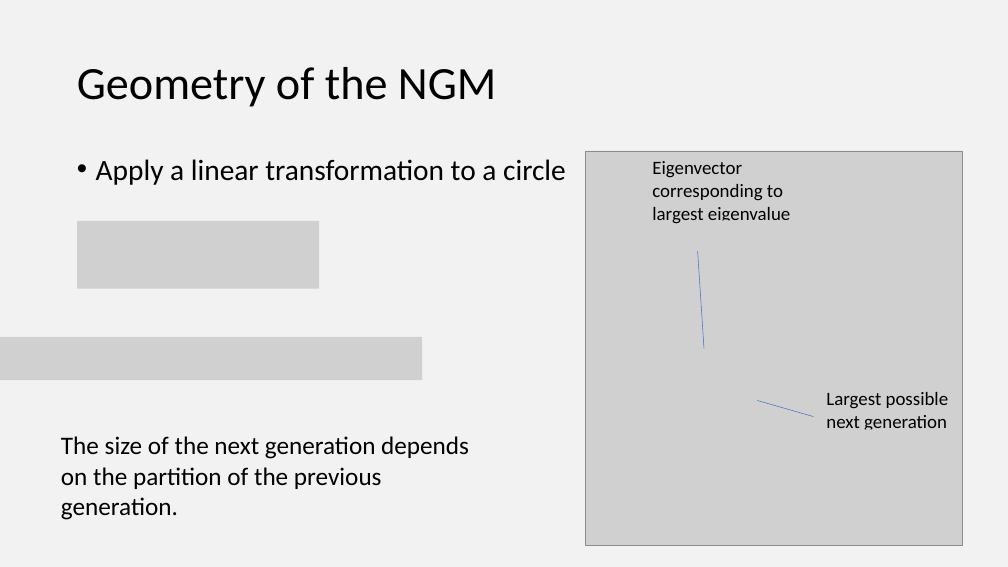
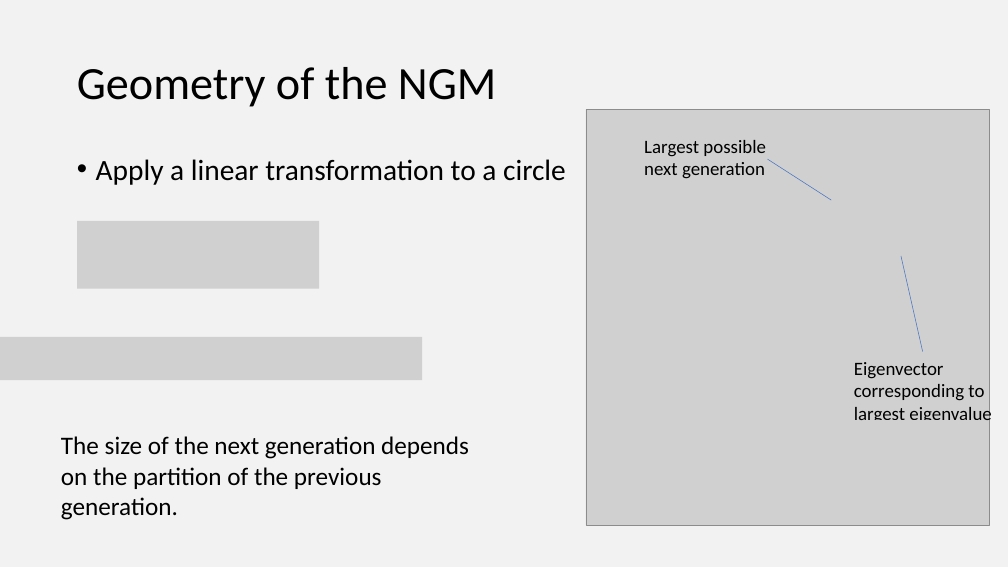
Before and after one commit to epimath/epid-814-materials, a slide deck: slide 26 of Lectures/AndrewGuestLectureR0/R0 lecture.pptx. Drawn at 1008x567 pixels with LibreOffice and Linux fonts; fonts in the diff are those of the drawing; grey boxes stand for pictures. Boxes give left, top, right and bottom in pixels: in the first picture for what was removed or moved away, otherwise in the second. Text is boxed around its words. In the diff, an @@ line names an element or a change of style, - is before the commit and + after.

Commit message:
update R0 slides

```diff
--- a/Lectures/AndrewGuestLectureR0/R0 lecture.pptx
+++ b/Lectures/AndrewGuestLectureR0/R0 lecture.pptx
@@ picture: place and size @@
-picture at box(586, 151, 963, 546)
+picture at box(586, 110, 990, 526)
@@ text "Largest possible next generation": place and size @@
-text "Largest possible next generation" at box(826, 392, 949, 430)
+text "Largest possible next generation" at box(644, 140, 766, 179)
@@ line moved from (696, 228) - (704, 349) to (768, 159) - (832, 200) @@
@@ picture added at box(651, 181, 774, 213) @@
@@ picture removed at box(694, 220, 805, 250) @@
@@ line moved from (758, 401) - (814, 417) to (901, 256) - (923, 352) @@
@@ text "Eigenvector corresponding to largest eigenvalue": place and size @@
-text "Eigenvector corresponding to largest eigenvalue" at box(652, 161, 790, 224)
+text "Eigenvector corresponding to largest eigenvalue" at box(854, 362, 991, 426)
@@ picture removed at box(761, 430, 884, 461) @@
@@ picture added at box(868, 420, 979, 451) @@
```
Also in this commit, not shown: 6 other slides changed, 2 slides added, 1 other file.
